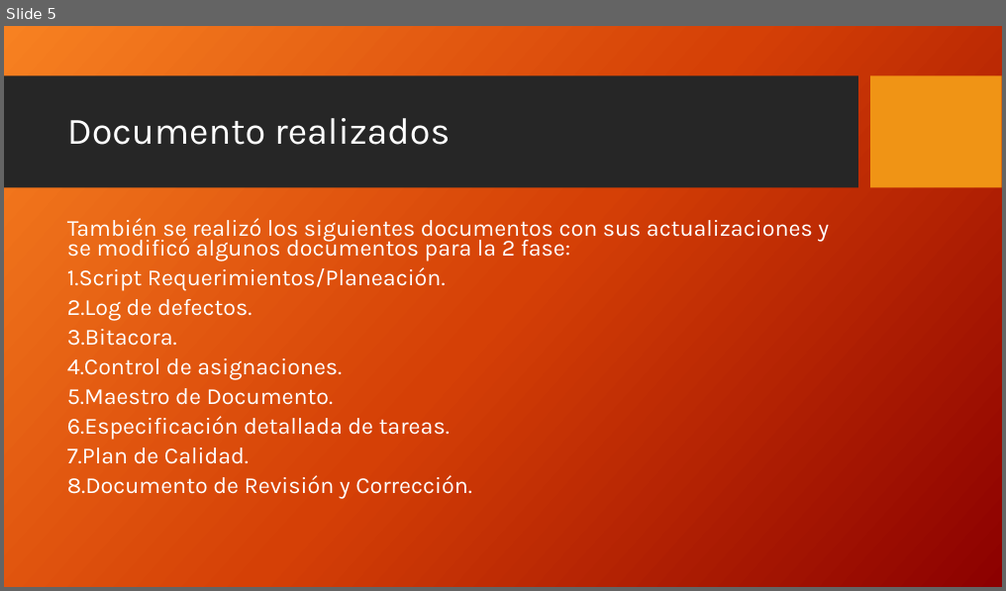
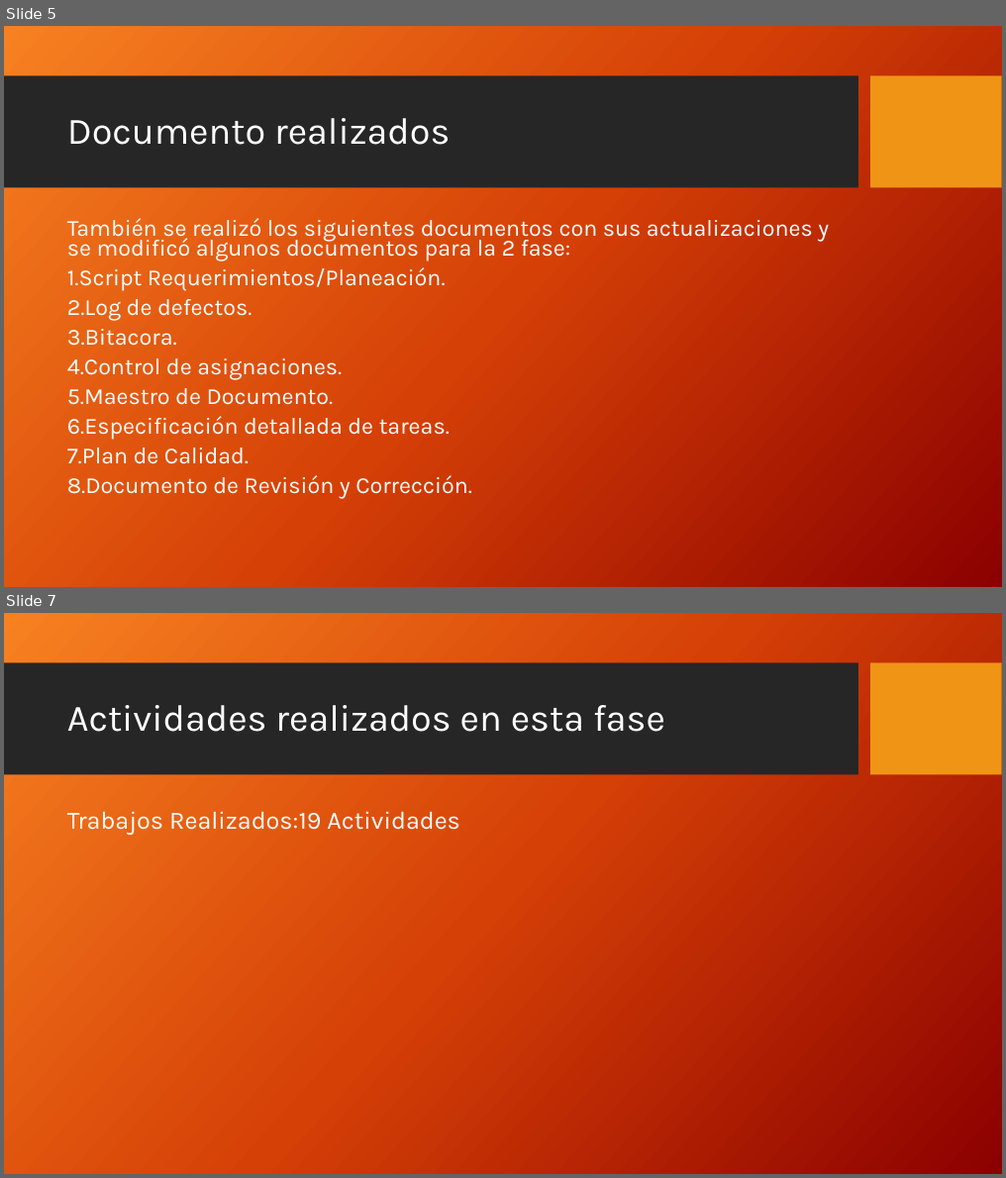
Before and after one commit to Nico2002345/PaginaIngSoftware, a slide deck: assets/docs/Documento_Final_Requerimiento_Planeacion.pptx. Shown one above the other, each under a label of ours: slide 5 before the commit, slides 5 and 7 after it; the slides between them are not shown. The pictures are 1006x591 and 1006x1178 pixels, drawn with LibreOffice and Linux fonts; fonts in the diff are those of the drawing; background and template pictures are left out. Boxes give left, top, right and bottom in pixels: in the first picture for what was removed or moved away, otherwise in the second. Text is boxed around its words. In the diff, an @@ line names an element or a change of style, - is before the commit and + after.

```diff
--- a/assets/docs/Documento_Final_Requerimiento_Planeacion.pptx
+++ b/assets/docs/Documento_Final_Requerimiento_Planeacion.pptx
@@ slide 7 added at <box>4,613,1002,1174</box>, background picture (left out); not listed: 2 template elements that a slide beside it also shows @@
@@ title added at <box>67,705,665,732</box>, 36 pt, text #FFFFFF @@
+Actividades realizados en esta fase
@@ text added at <box>67,811,460,835</box>, 24 pt, text #FFFFFF @@
+Trabajos Realizados:19 Actividades
```
Also in this commit, not shown: 1 slide changed, 14 other files.
